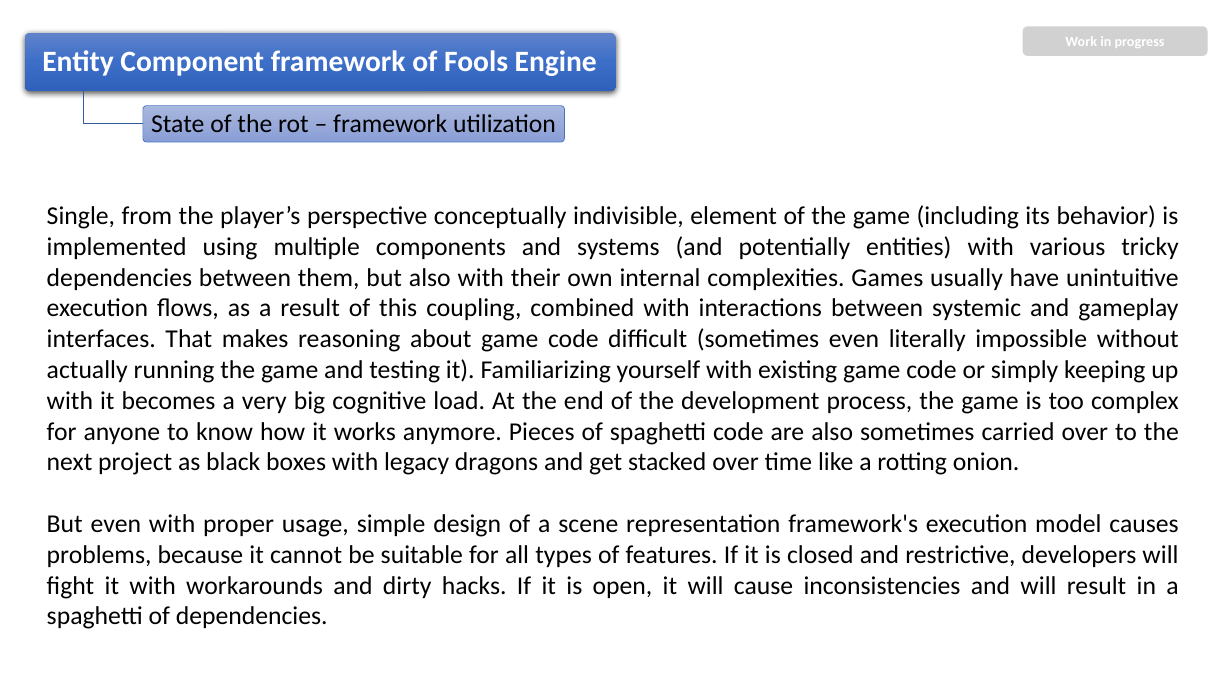
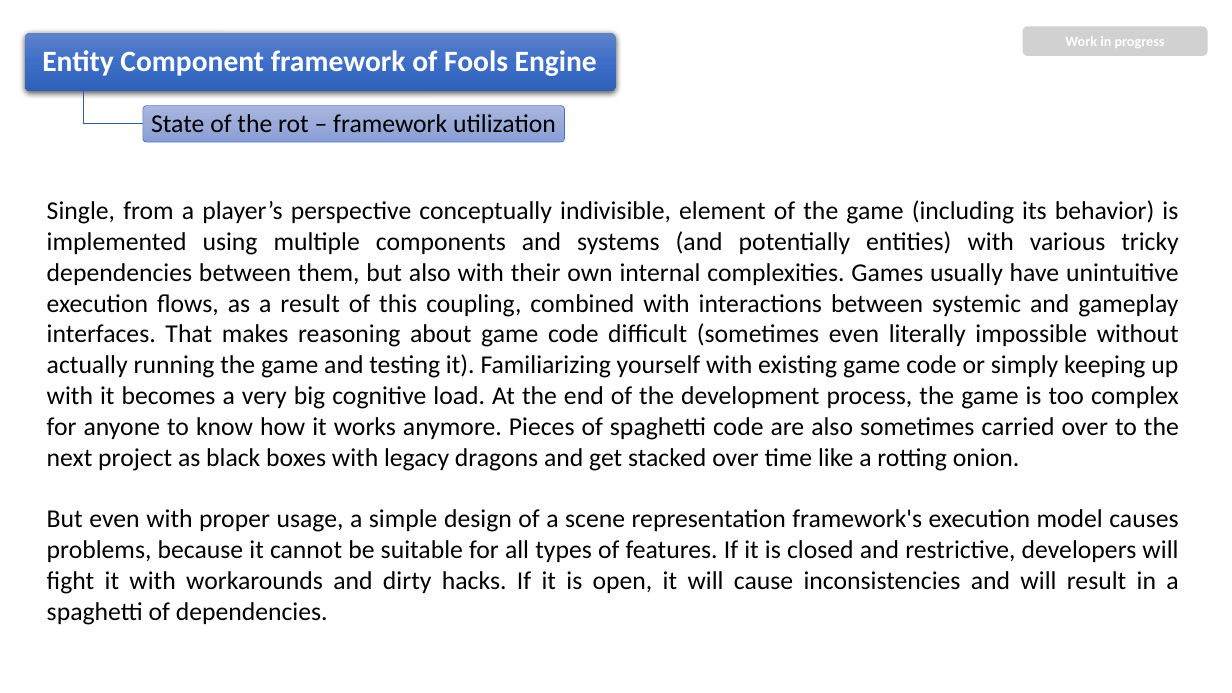
Before and after one commit to pawel-kaleta/FoolsEngine, a slide deck: slide 5 of Documentation/Entity Component Framework.pptx. Drawn at 1232x693 pixels with LibreOffice and Linux fonts; fonts in the diff are those of the drawing. Boxes give left, top, right and bottom in pixels: in the first picture for what was removed or moved away, otherwise in the second. Text is boxed around its words. In the diff, an @@ line names an element or a change of style, - is before the commit and + after.

```diff
--- a/Documentation/Entity Component Framework.pptx
+++ b/Documentation/Entity Component Framework.pptx
@@ text at bbox=[47, 200, 1179, 625]: text changed @@
-Single, from the player’s perspective conceptually indivisible, element of the game (including its behavior) is implemented using multiple components and systems (and potentially entities) with various tricky dependencies between them, but also with their own internal complexities. Games usually have unintuitive execution flows, as a result of this coupling, combined with interactions between systemic and gameplay interfaces. That makes reasoning about game code difficult (sometimes even literally impossible without actually running the game and testing it). Familiarizing yourself with existing game code or simply keeping up with it becomes a very big cognitive load. At the end of the development process, the game is too complex for anyone to know how it works anymore. Pieces of spaghetti code are also sometimes carried over to the next project as black boxes with legacy dragons and get stacked over time like a rotting onion.
-But even with proper usage, simple design of a scene representation framework's execution model causes problems, because it cannot be suitable for all types of features. If it is closed and restrictive, developers will fight it with workarounds and dirty hacks. If it is open, it will cause inconsistencies and will result in a spaghetti of dependencies.
+Single, from a player’s perspective conceptually indivisible, element of the game (including its behavior) is implemented using multiple components and systems (and potentially entities) with various tricky dependencies between them, but also with their own internal complexities. Games usually have unintuitive execution flows, as a result of this coupling, combined with interactions between systemic and gameplay interfaces. That makes reasoning about game code difficult (sometimes even literally impossible without actually running the game and testing it). Familiarizing yourself with existing game code or simply keeping up with it becomes a very big cognitive load. At the end of the development process, the game is too complex for anyone to know how it works anymore. Pieces of spaghetti code are also sometimes carried over to the next project as black boxes with legacy dragons and get stacked over time like a rotting onion.
+But even with proper usage, a simple design of a scene representation framework's execution model causes problems, because it cannot be suitable for all types of features. If it is closed and restrictive, developers will fight it with workarounds and dirty hacks. If it is open, it will cause inconsistencies and will result in a spaghetti of dependencies.
```
Also in this commit, not shown: 6 other slides changed, 1 slide removed, 39 other files.
